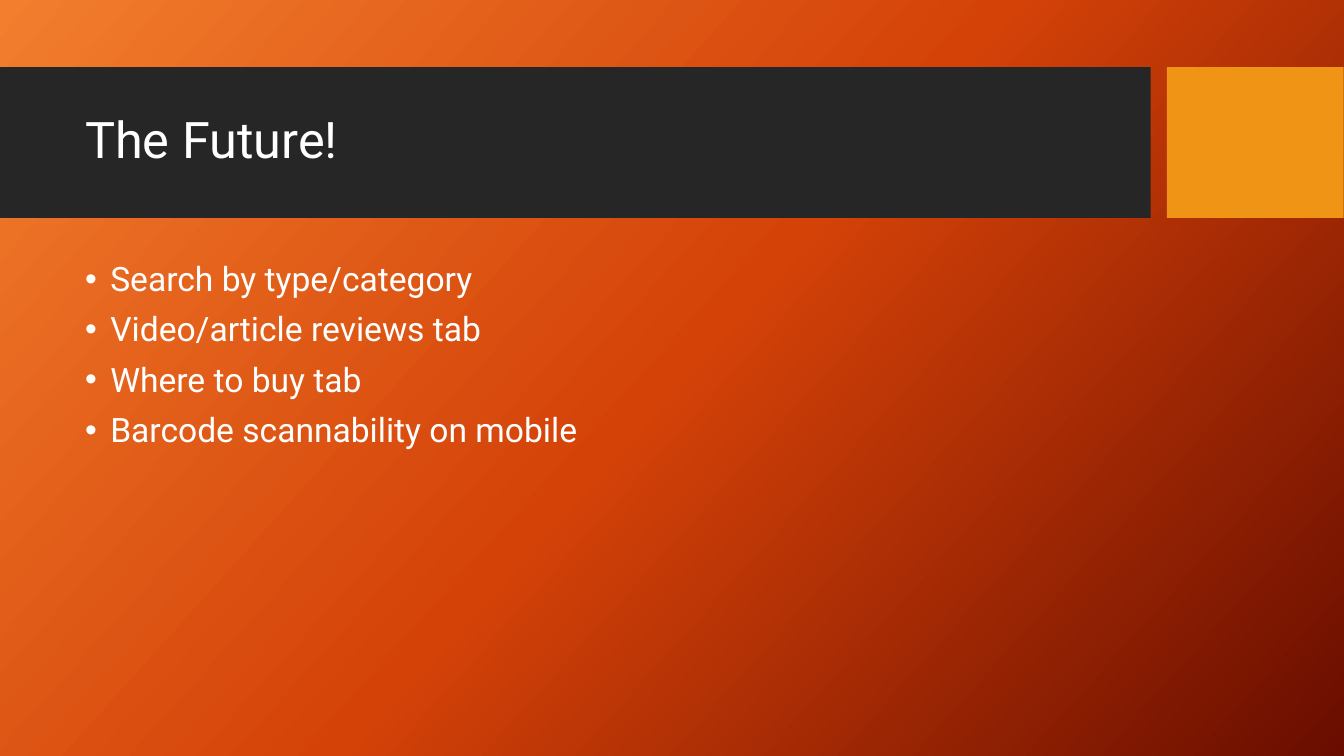
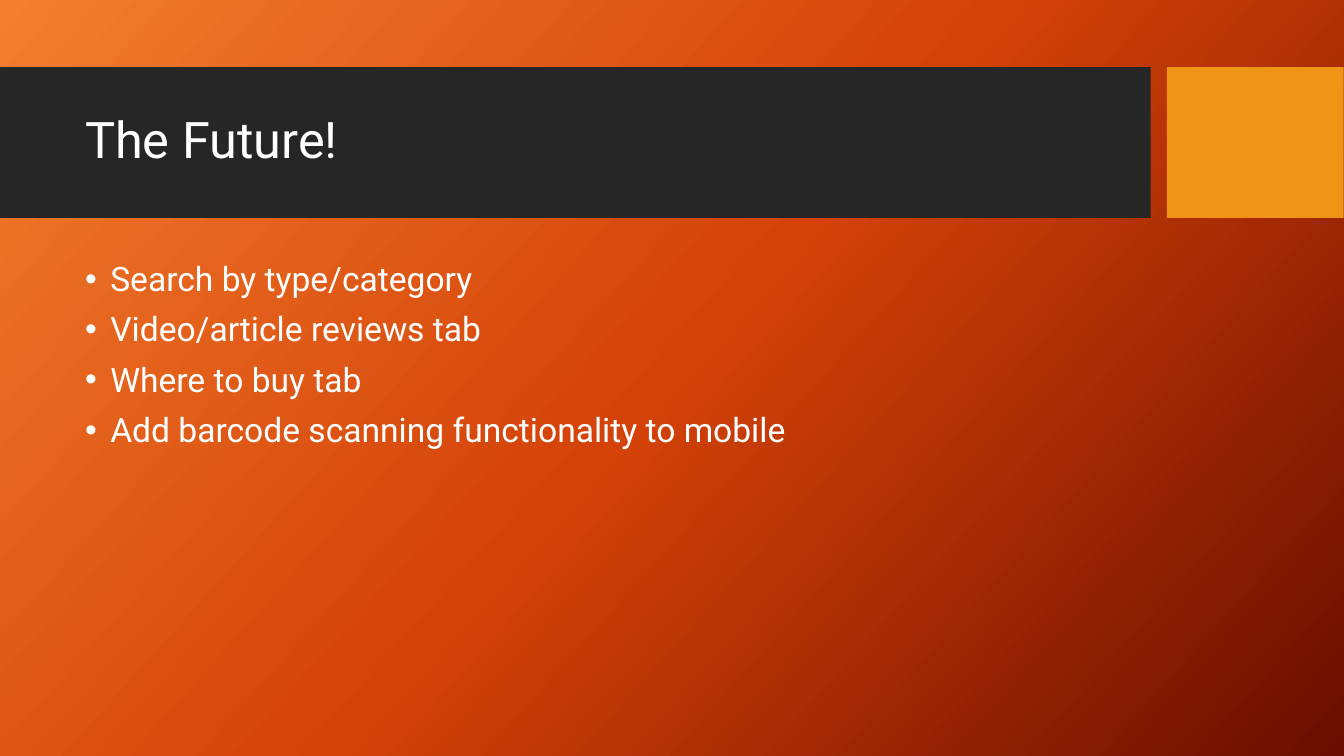
Before and after one commit to ryanpauldev/project_1, a slide deck: slide 9 of beer_id_presentation.pptx. Drawn at 1344x756 pixels with LibreOffice and Linux fonts; fonts in the diff are those of the drawing; background and template pictures are left out. Boxes give left, top, right and bottom in pixels: in the first picture for what was removed or moved away, otherwise in the second. Text is boxed around its words. In the diff, an @@ line names an element or a change of style, - is before the commit and + after.

```diff
--- a/beer_id_presentation.pptx
+++ b/beer_id_presentation.pptx
@@ text at (x1=110, y1=416, x2=786, y2=449): text changed @@
-• Barcode scannability on mobile
+• Add barcode scanning functionality to mobile
```
Also in this commit, not shown: 3 other slides changed.
